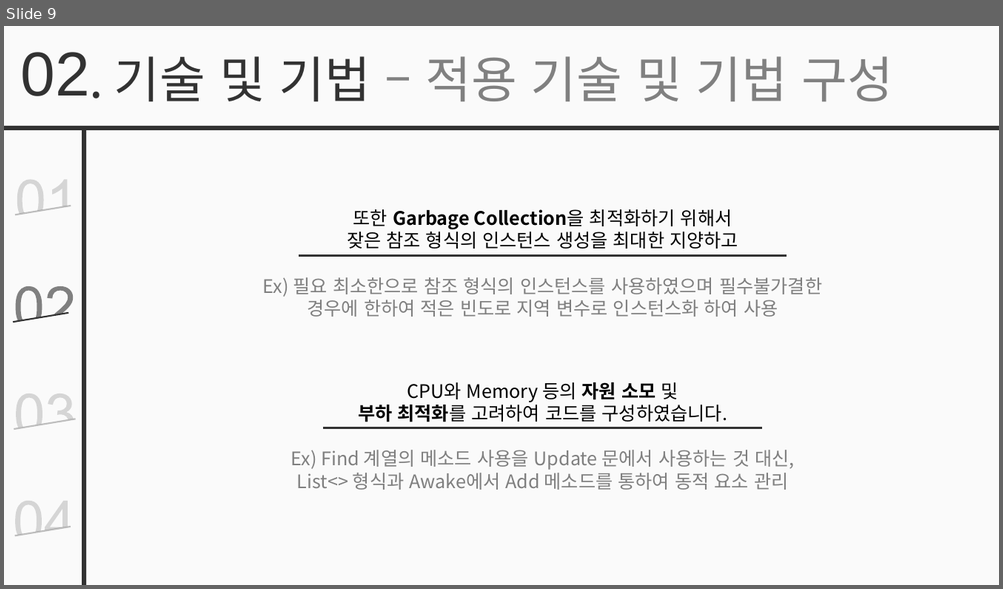
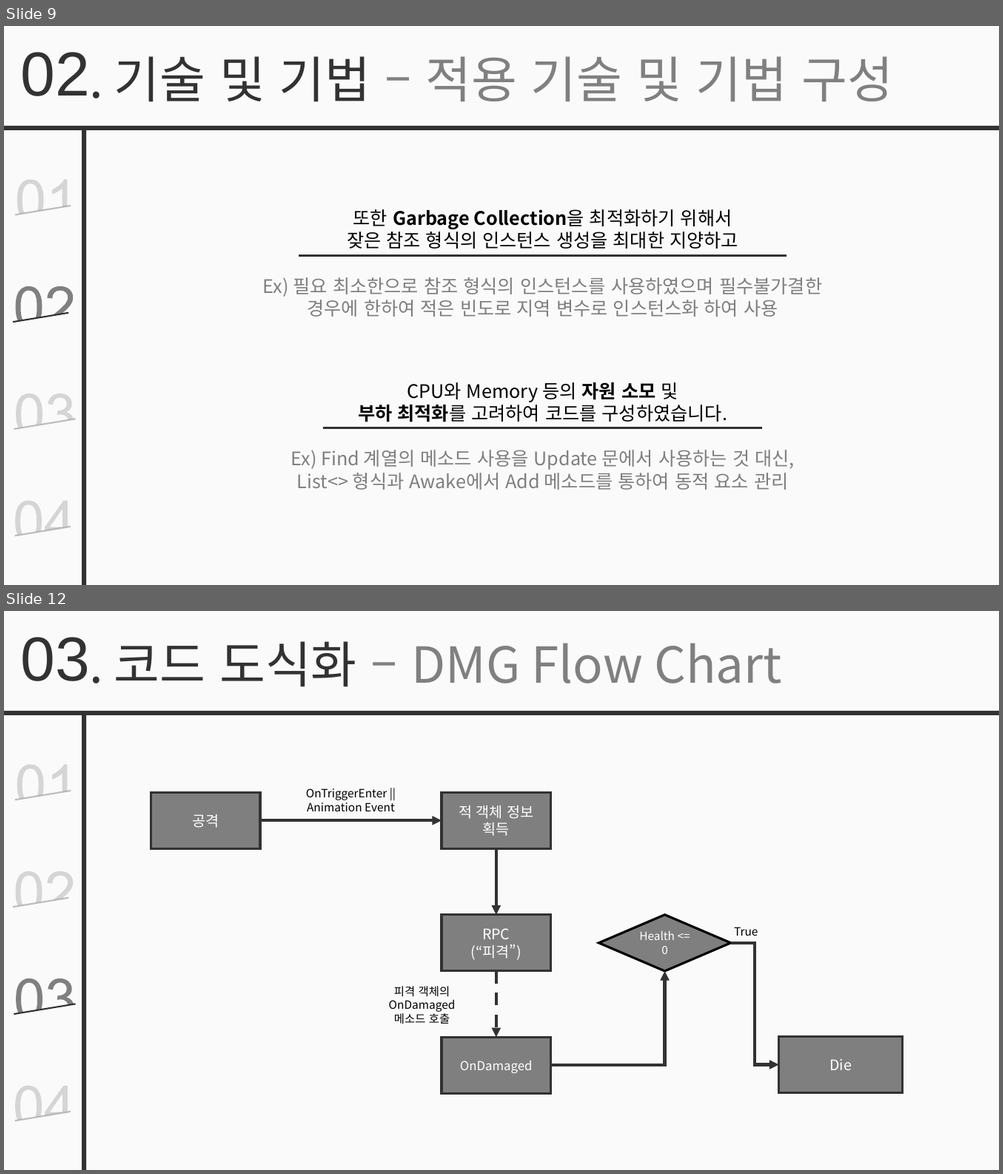
Before and after one commit to simplex3510/GeoStrike, a slide deck: 발표용.pptx. Shown one above the other, each under a label of ours: slide 9 before the commit, slides 9 and 12 after it; the slides between them are not shown. The pictures are 1003x589 and 1003x1174 pixels, drawn with LibreOffice and Linux fonts; fonts in the diff are those of the drawing. Boxes give left, top, right and bottom in pixels: in the first picture for what was removed or moved away, otherwise in the second. Text is boxed around its words. In the diff, an @@ line names an element or a change of style, - is before the commit and + after.

```diff
--- a/발표용.pptx
+++ b/발표용.pptx
@@ slide 12 added at [4, 611, 999, 1170], background #FFFFFF; not listed: 1 template element that a slide beside it also shows @@
@@ text added at [21, 637, 90, 681], 60 pt, text #323232 @@
+03
@@ text added at [114, 641, 782, 687], 48 pt, text #808080 @@
+. 코드 도식화 – DMG Flow Chart
@@ rectangle added at [5, 711, 999, 715], fill #323232 @@
@@ rectangle added at [82, 715, 86, 1170], fill #323232 @@
@@ freeform shape added at [17, 765, 68, 799], fill #808080 at 30% opacity @@
@@ line added from (15, 800) to (71, 791), #323232 1.5 pt @@
@@ rectangle added at [151, 792, 260, 849], fill #7F7F7F, outline #323232 2.25 pt, 14 pt, text #FFFFFF @@
+공격
@@ text added at [306, 789, 395, 812], 11 pt, text #000000 @@
+OnTriggerEnter ||
+Animation Event
@@ rectangle added at [441, 792, 550, 849], fill #7F7F7F, outline #323232 2.25 pt, 14 pt, text #FFFFFF @@
+적 객체 정보
+획득
@@ arrow added from (260, 820) to (441, 820), #323232 3 pt @@
@@ arrow added from (496, 849) to (496, 915), #323232 3 pt @@
@@ freeform shape added at [15, 871, 73, 906], fill #808080 at 30% opacity @@
@@ line added from (13, 907) to (69, 898), #323232 1.5 pt @@
@@ rectangle added at [441, 915, 550, 972], fill #7F7F7F, outline #323232 2.25 pt, 14 pt, text #FFFFFF @@
+RPC
+(“피격”)
@@ diamond added at [599, 915, 731, 972], fill #7F7F7F, outline #000000 2.25 pt, 11 pt, text #FFFFFF @@
+Health <= 0
@@ elbow arrow added from (731, 943) to (779, 1065), #323232 3 pt @@
@@ text added at [734, 927, 757, 936], 11 pt, text #000000 @@
+True
@@ freeform shape added at [16, 979, 74, 1013], fill #808080 @@
@@ text added at [389, 986, 455, 1025], 11 pt, text #000000 @@
+피격 객체의
+OnDamaged
+메소드 호출
@@ arrow added from (496, 971) to (496, 1038), #323232 3 pt dashed @@
@@ elbow arrow added from (551, 1066) to (665, 971), #323232 3 pt @@
@@ line added from (14, 1014) to (76, 1004), #323232 1.5 pt @@
@@ rectangle added at [441, 1038, 550, 1094], fill #7F7F7F, outline #323232 2.25 pt, 12 pt, text #FFFFFF @@
+OnDamaged
@@ rectangle added at [779, 1037, 902, 1093], fill #7F7F7F, outline #323232 2.25 pt, 14 pt, text #FFFFFF @@
+Die
@@ freeform shape added at [15, 1086, 68, 1121], fill #808080 at 30% opacity @@
@@ line added from (15, 1122) to (71, 1113), #323232 1.5 pt @@
```
Also in this commit, not shown: 1 slide changed, 4 other slides added, 2 slides removed.
